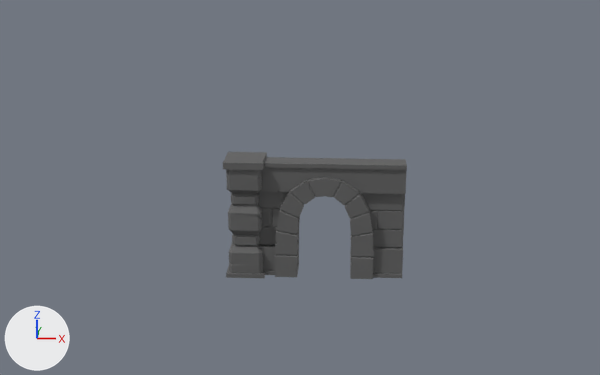
Renders of the Blender file modular-dungeon.blend from each side of a commit.
Both versions are drawn from a camera (50 mm lens) standing at (8.53, -19.88, 8.83) and looking at (7.17, 3.41, 1.18). Every picture has the same lights, and +X, +Y and +Z are marked at lower left.

In view in the first picture: 'Doorway'.
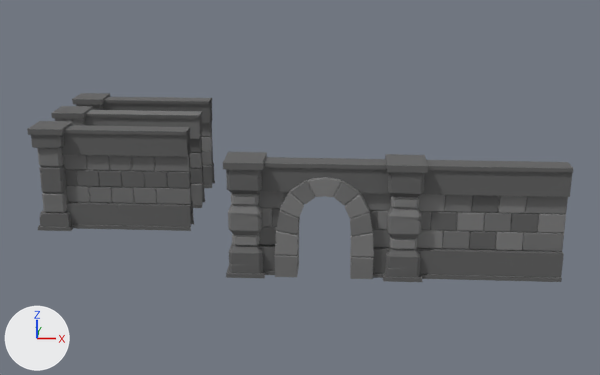
Where the change shows, as pixel boxes (x1, y1, x2, y2) in the pictures (600 x 375 px):
'Wall.004', added: after (383, 154, 573, 282)
    faces in mat_pillar (dark grey #636363): (383, 154, 573, 282)
    faces in mat_stone_medium (grey #757575): (387, 195, 567, 251)
    faces in mat_stone_light (grey #828282): (390, 194, 566, 250)
'Wall.001', shown: after (27, 121, 194, 231)
'Pillar B.001', shown: after (51, 106, 205, 208)
'Pillar C.001', shown: after (72, 93, 215, 188)
part 1 of me_plane_005, recoloured: (228, 180, 392, 279) in both
part 2 of me_plane_005, recoloured: (231, 177, 388, 257) in both

The edits, one by one:
Material 'Stone Light' (mat_stone_light) is new.
Its base color is (0.225, 0.225, 0.225) (grey #828282).
Its roughness is 0.855.
Material 'Stone Medium' (mat_stone_medium) is new.
Its base color is (0.176, 0.176, 0.176) (grey #747474).
Its roughness is 0.841.
me_plane_005 has 576 vertices, 537 faces and spans x -2.49..2.0, y -0.5..0.49, z 0.0..3.06.
me_plane_005 is used by ob_doorway; location (8.0, 0.0, 0.0).
me_plane_005 part 1: 209 of the faces centred in x -2.42..1.99, y -0.42..0.42, z 0.0..2.57 switch from mat_pillar (dark grey #636363) to mat_stone_medium (grey #757575).
me_plane_005 part 2: 194 of the faces centred in x -2.35..1.99, y -0.38..0.38, z 0.61..2.63 switch from mat_pillar (dark grey #636363) to mat_stone_light (grey #828282).
Mesh me_cube_006 is new.
It has 442 vertices, 382 faces and spans x -0.49..4.0, y -0.5..0.49, z -1.5..1.56.
Faces by material slot: [164, 102, 116].
It uses material mat_pillar (dark grey #636363).
It uses material mat_stone_medium (grey #747474).
It uses material mat_stone_light (grey #828282).
Object 'Wall.001' (ob_wall_001) is now shown.
Object 'Wall.001' (ob_wall_001) moves from (2.0, 3.0, 2.0) to (2.0, 3.0, 1.5).
Object 'Pillar B.001' (ob_pillar_b_001) is now shown.
Object 'Pillar B.001' (ob_pillar_b_001) moves from (0.0, 5.0, 2.0) to (0.0, 5.0, 1.5).
Object 'Pillar C.001' (ob_pillar_c_001) is now shown.
Object 'Pillar C.001' (ob_pillar_c_001) moves from (0.0, 7.0, 2.0) to (0.0, 7.0, 1.5).
Object 'Wall.004' (ob_wall_004) is new; it shows me_cube_006.
Its location is (10.0, 0.0, 1.5).
